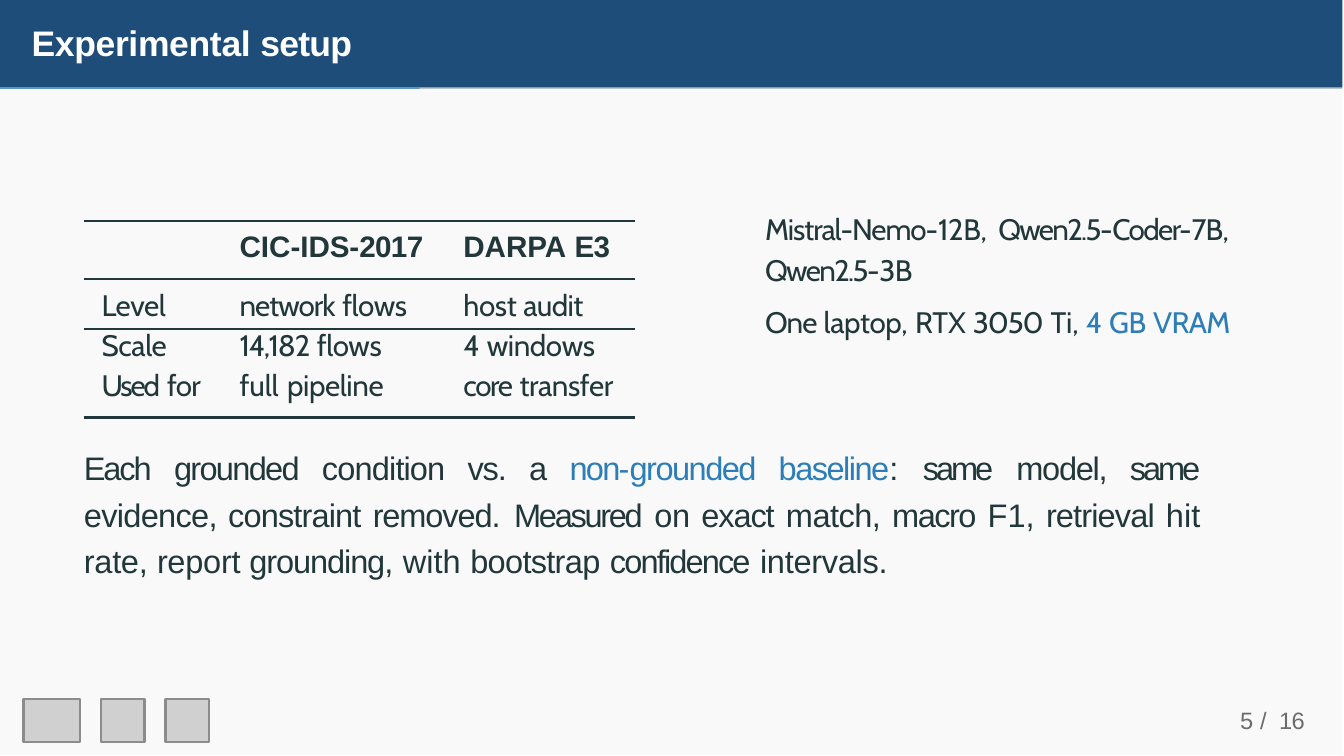
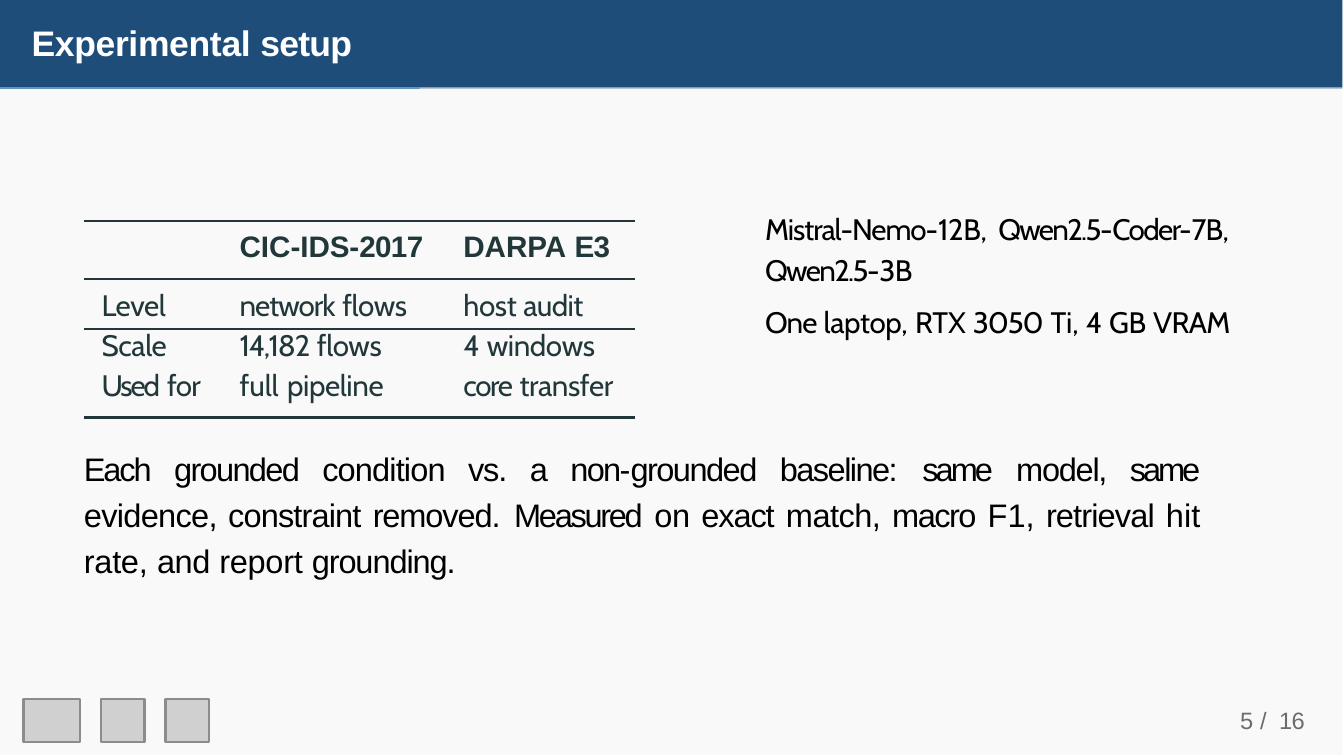
Before and after one commit to Joel89899/RAG-Based-Incident-Reporting-on-SIEM-Log-Streams, a slide deck: slide 6 of IACyC_2026_Joel_Mwende_ppt.pptx. Drawn at 1344x756 pixels with LibreOffice and Linux fonts; fonts in the diff are those of the drawing; grey boxes stand for pictures. Boxes give left, top, right and bottom in pixels: in the first picture for what was removed or moved away, otherwise in the second. Text is boxed around its words. In the diff, an @@ line names an element or a change of style, - is before the commit and + after.

```diff
--- a/IACyC_2026_Joel_Mwende_ppt.pptx
+++ b/IACyC_2026_Joel_Mwende_ppt.pptx
@@ text "Mistral-Nemo-12B, Qwen2.5-Coder-7B, Qwen2.5-3B" at box(765, 217, 1230, 340): text colour #22373A to #000000; text colour #2D7DB8 to #000000 in "4 GB VRAM" @@
@@ text at box(84, 457, 1200, 579): text changed; text colour #22373A to #000000 @@
-Each grounded condition vs. a non-grounded baseline: same model, same evidence, constraint removed. Measured on exact match, macro F1, retrieval hit rate, report grounding, with bootstrap confidence intervals.
+Each grounded condition vs. a non-grounded baseline: same model, same evidence, constraint removed. Measured on exact match, macro F1, retrieval hit rate, and report grounding.
```
Also in this commit, not shown: 4 other slides changed.
